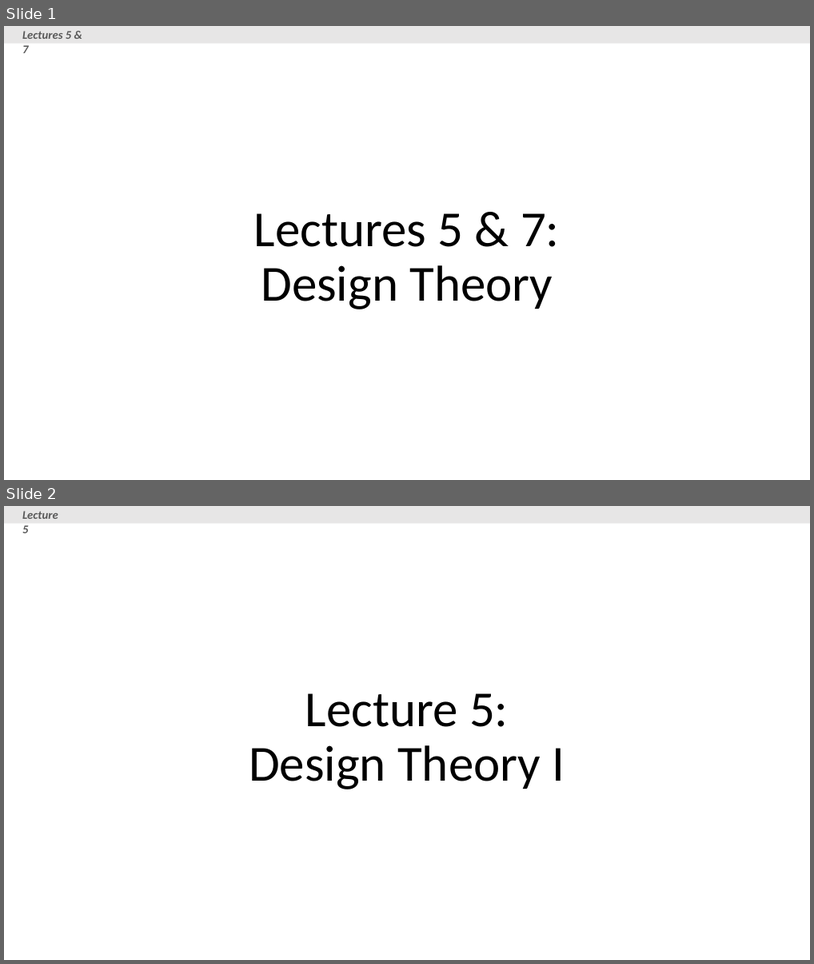
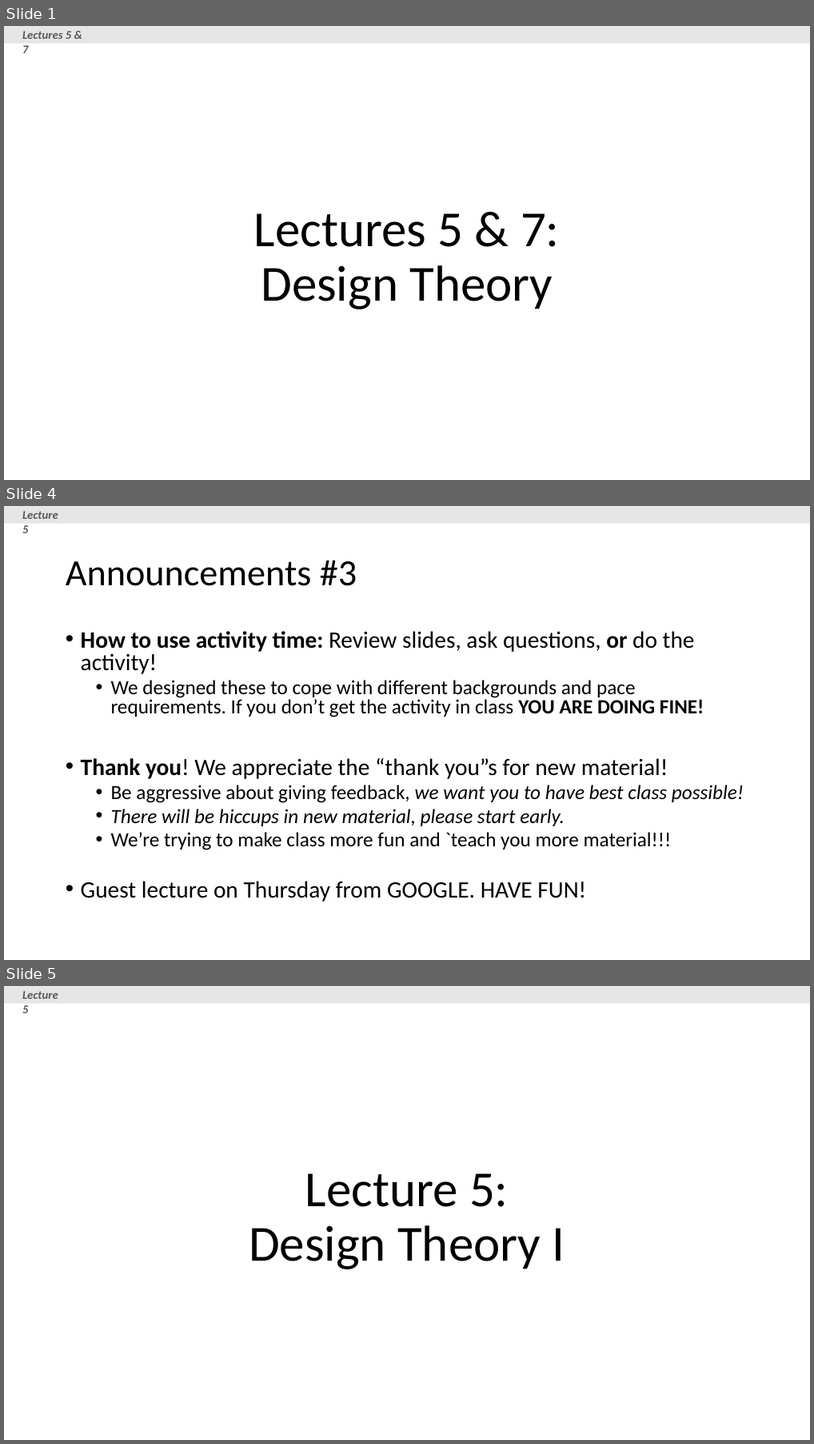
Before and after one commit to XIEQ/cs145-notebooks, a slide deck: lecture-5-7/Lecture_5_7_DB_Design.pptx. Shown one above the other, each under a label of ours: slides 1 and 2 before the commit, slides 1, 4 and 5 after it; the slides between them are not shown. The pictures are 814x964 and 814x1444 pixels, drawn with LibreOffice and Linux fonts; fonts in the diff are those of the drawing. Boxes give left, top, right and bottom in pixels: in the first picture for what was removed or moved away, otherwise in the second. Text is boxed around its words. In the diff, an @@ line names an element or a change of style, - is before the commit and + after.

```diff
--- a/lecture-5-7/Lecture_5_7_DB_Design.pptx
+++ b/lecture-5-7/Lecture_5_7_DB_Design.pptx
@@ slide 4 added at (4,506,810,960), background #FFFFFF @@
@@ rectangle added at (4,506,810,524), fill #E7E6E6 @@
@@ text added at (22,511,58,533), 14 pt, text #595959, bold, italic @@
+Lecture 5
@@ title added at (66,560,357,586), 44 pt, text #000000 @@
+Announcements #3
@@ text added at (81,631,744,901), 24 pt, text #000000 @@
+• How to use activity time: Review slides, ask questions, or do the activity!
+  • We designed these to cope with different backgrounds and pace requirements. If you don’t get the activity in class YOU ARE DOING FINE!
+• Thank you! We appreciate the “thank you”s for new material!
+  • Be aggressive about giving feedback, we want you to have best class possible!
+  • There will be hiccups in new material, please start early.
+  • We’re trying to make class more fun and `teach you more material!!!
+• Guest lecture on Thursday from GOOGLE. HAVE FUN!
@@ what was slide 2 is now slide 5 @@
```
Also in this commit, not shown: 13 slides changed, 3 other slides added, 1 slide removed, 7 other files.
